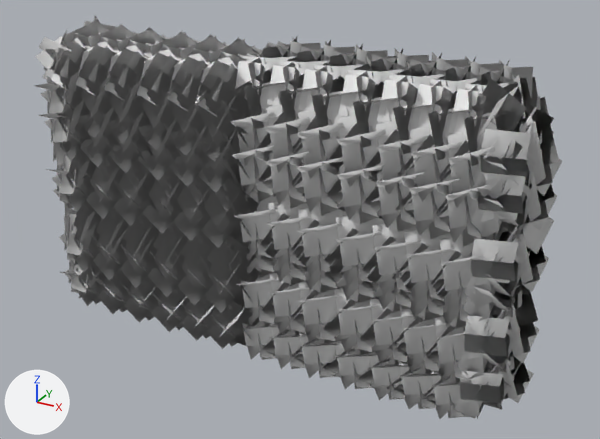
Before and after pictures for a commit that changed the FBX model quest game command project/Assets/Environment/Forest/Bush/Models/Bush_2_Wall.fbx.
Camera for both pictures: a 50 mm lens placed at (7.62, -8.41, 5.8), pointed at (2.92, 0.14, 1.53). Lighting does not change. The marker at lower left points along +X, +Y and +Z. Where no turn or scale is listed for an object, it has been applied to the vertices.

In view in the first picture: 'Bush_2_Stolb'.
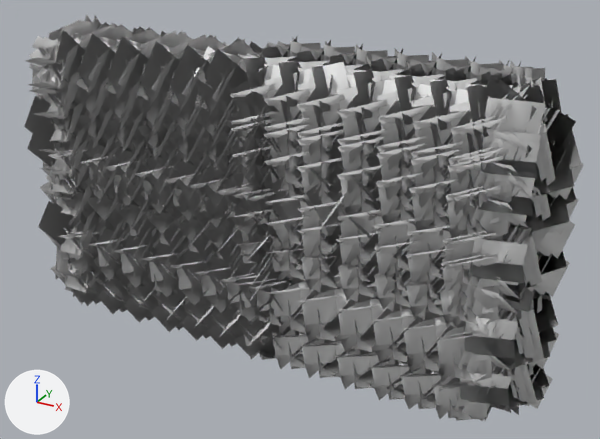
Diff of the bpy script that builds the scene:
```diff
--- a/quest game command project/Assets/Environment/Forest/Bush/Models/Bush_2_Wall.fbx.py
+++ b/quest game command project/Assets/Environment/Forest/Bush/Models/Bush_2_Wall.fbx.py
@@ me_bush_2_wall @@
 # used by ob_bush_2_stolb; location = (0.0, 0.0, 0.0)
-me_bush_2_wall.from_pydata(...)  # 6412 vertices, 1603 faces; spans x -0.98..6.04, y -0.79..0.81, z -0.34..3.82
+me_bush_2_wall.from_pydata(...)  # 15312 vertices, 3828 faces; spans x -1.25..6.27, y -0.79..0.82, z -0.34..3.82
+# me_bush_2_wall part 1: 8900 vertices added at x -1.25..6.27, y -0.79..0.82, z -0.34..3.82
 me_bush_2_wall.materials.append(mat_материал_002)
```

Location of each change, (x1, y1, x2, y2) in pixels of the pictures (600 x 439 px):
'Bush_2_Stolb', reshaped (6% wider)
    before: (35, 16, 562, 419)
    after: (24, 15, 584, 421)
part 1 of me_bush_2_wall, added
    after: (24, 15, 584, 421)
